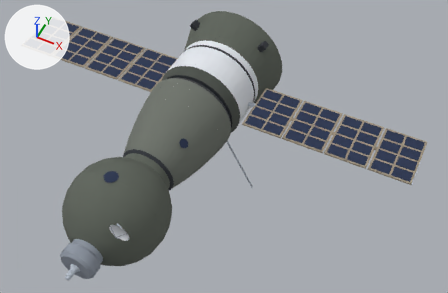
The glTF model site/models/soyuz-ms.glb: old version first, new version second.
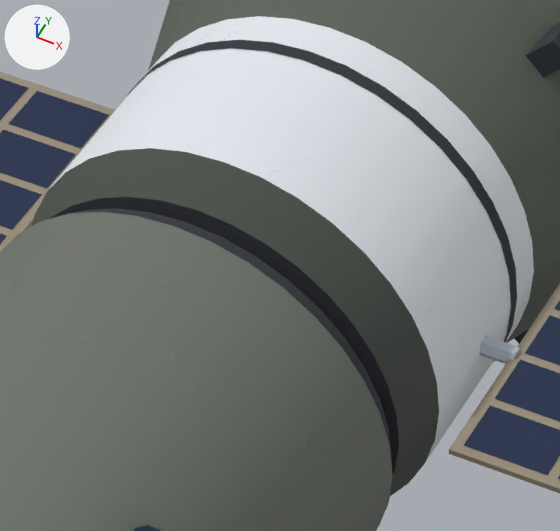
The first picture shows the older version from a 50 mm camera at (5.46, -7.84, 10.7) aimed at (1.16, 0.76, -0.05). The close-ups show the older and then the newer version on the part from 35% to 59% of the width and 13% to 48% of the height of that picture. Only the edits that show in the close-ups are written down. The axes (+X, +Y, +Z) are drawn at upper left. The lights are the same throughout. Where no turn or scale is listed for an object, it has been applied to the vertices. Vertices at exactly the same position are counted once.

Names of what the first close-up shows: 'body', 'solar-panel'.
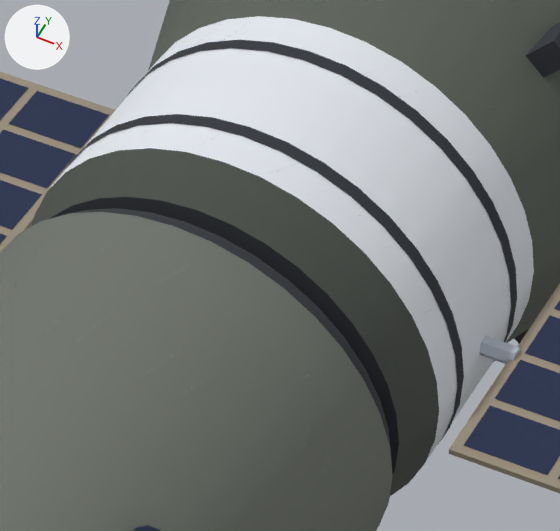
Location of each change, [x1, y1, x2, y2] in pixels of the close-ups (560 x 531 px):
part 1 of me_body, added: after [66, 114, 464, 444]

Patch to the scene script:
```diff
--- a/site/models/soyuz-ms.glb.py
+++ b/site/models/soyuz-ms.glb.py
@@ mat_own__34373e @@
+mat_own__34373e = principled_material('own #34373e')
+mat_own__34373e.base_color = (0.0343, 0.0385, 0.048)  # dark grey #34373e
+mat_own__34373e.roughness = 1.0
@@ me_body @@
 # used by ob_body; location = (0.0, 0.03, -0.175)
-me_body.from_pydata(...)  # 6705 vertices, 9572 faces; spans x -5.37..5.37, y -3.77..3.77, z -1.68..1.68
+me_body.from_pydata(...)  # 6785 vertices, 9656 faces; spans x -5.37..5.37, y -3.77..3.77, z -1.68..1.68
+# me_body part 1: the loose piece of 72 vertices spanning x -1.1..1.1, y 2.52..2.59, z -0.93..1.28 is copied, and the copy is moved by (0.0, -0.6, 0.0), in mat_own__34373e (dark grey #34373e); it spans x -1.1..1.1, y 1.92..1.99, z -0.93..1.28
+# other edits to the shape of me_body do not show in these pictures
 me_body.materials.append(mat_own__b9c2ce)
@@ me_body @@
 me_body.materials.append(mat_own__5e645b)
-me_body.materials.append(mat_own__34373d)  # dark grey #34373d
 me_body.materials.append(mat_own__6f746c)
@@ me_body @@
 me_body.materials.append(mat_own__9a8f7c)
+me_body.materials.append(mat_own__34373e)  # dark grey #34373e
```
